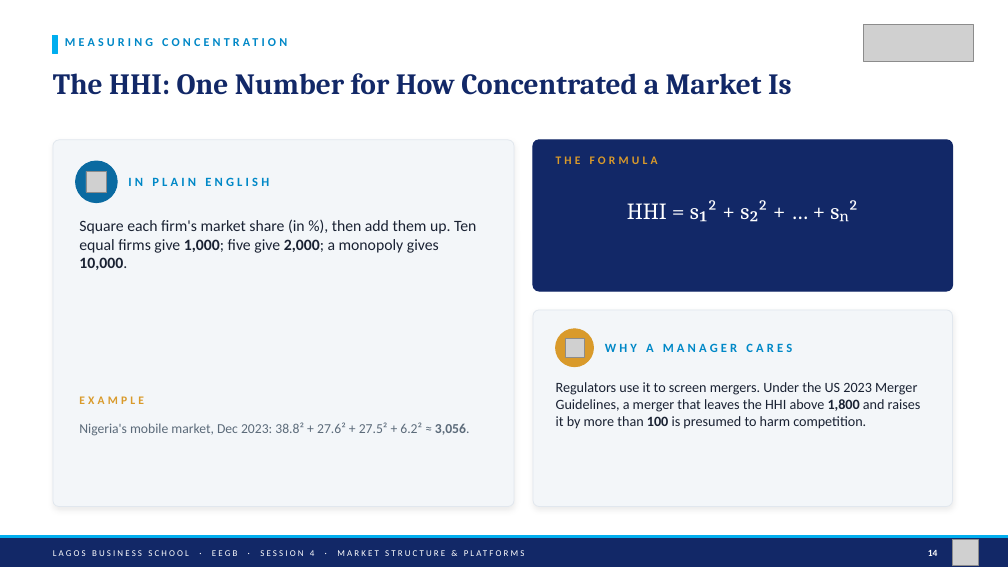
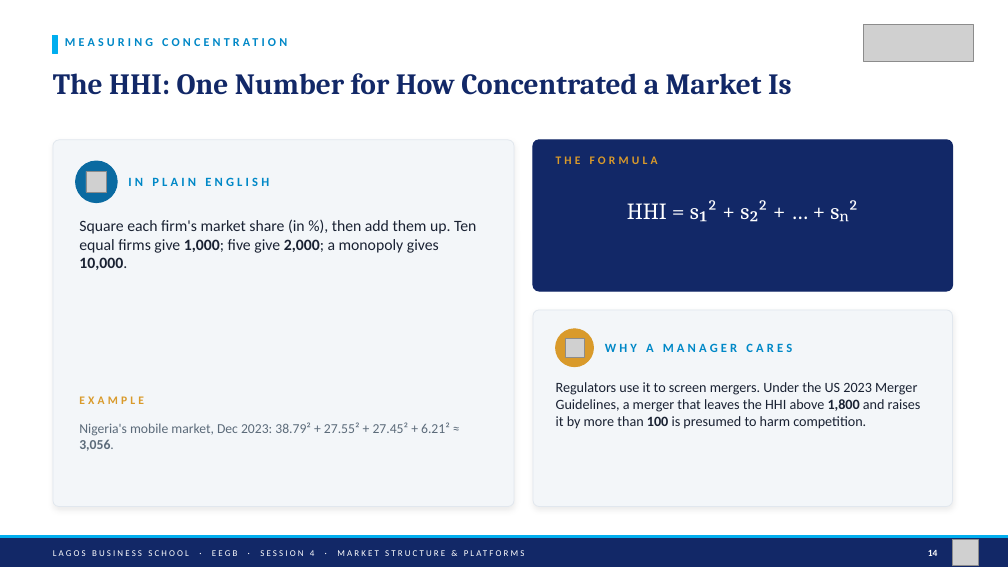
Before and after one commit to adibongo/eegb, a slide deck: slide 14 of sessions/s04/slides/EEGB_S04_Market_Structure_Platforms_Competition_Policy.pptx. Drawn at 1008x567 pixels with LibreOffice and Linux fonts; fonts in the diff are those of the drawing; grey boxes stand for pictures. Boxes give left, top, right and bottom in pixels: in the first picture for what was removed or moved away, otherwise in the second. Text is boxed around its words. In the diff, an @@ line names an element or a change of style, - is before the commit and + after.

```diff
--- a/sessions/s04/slides/EEGB_S04_Market_Structure_Platforms_Competition_Policy.pptx
+++ b/sessions/s04/slides/EEGB_S04_Market_Structure_Platforms_Competition_Policy.pptx
@@ text at [79, 422, 450, 451]: text changed @@
-Nigeria's mobile market, Dec 2023: 38.8² + 27.6² + 27.5² + 6.2² ≈ 3,056.
+Nigeria's mobile market, Dec 2023: 38.79² + 27.55² + 27.45² + 6.21² ≈ 3,056.
```
Also in this commit, not shown: 17 other slides changed, 15 other files.
